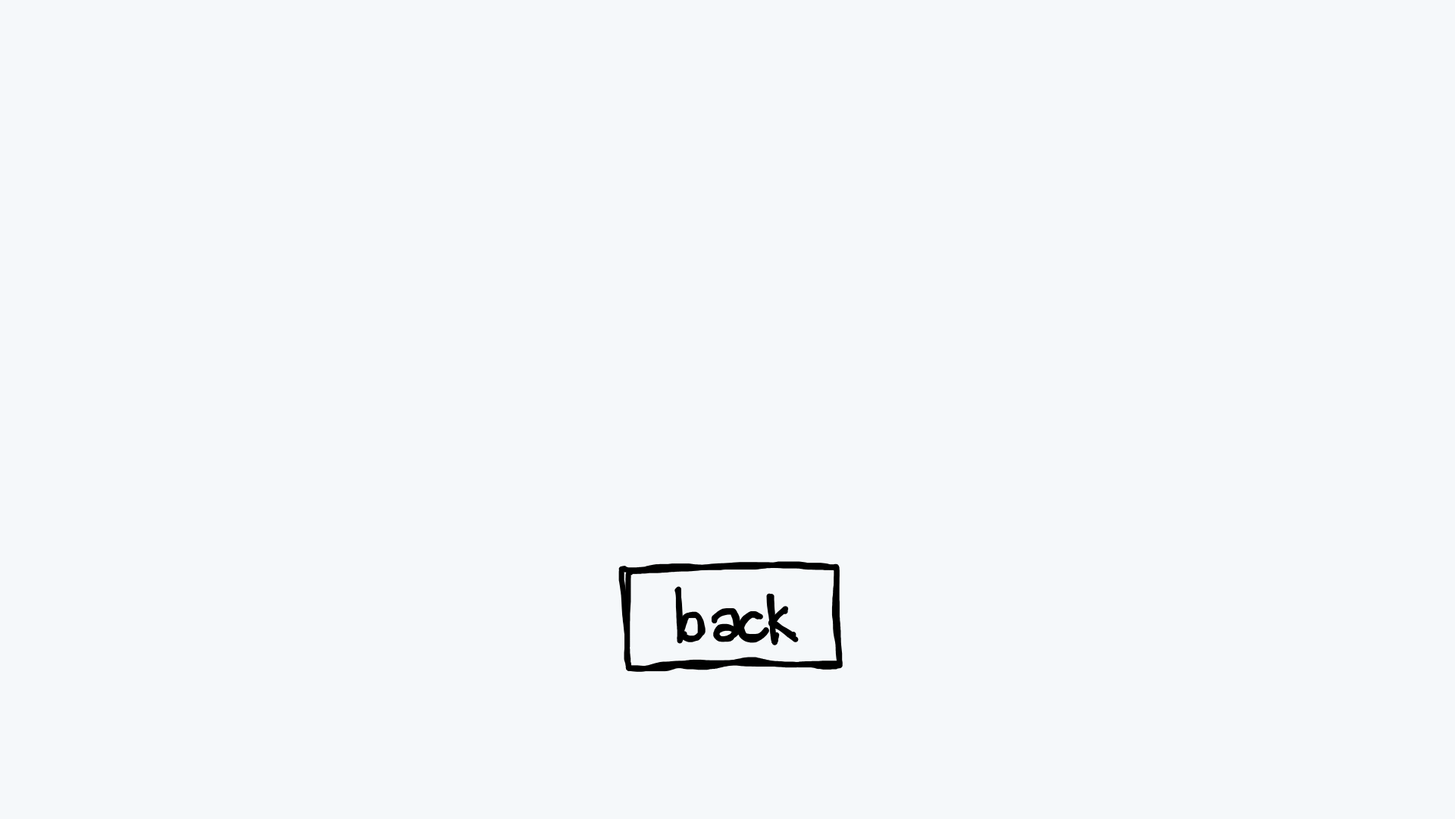
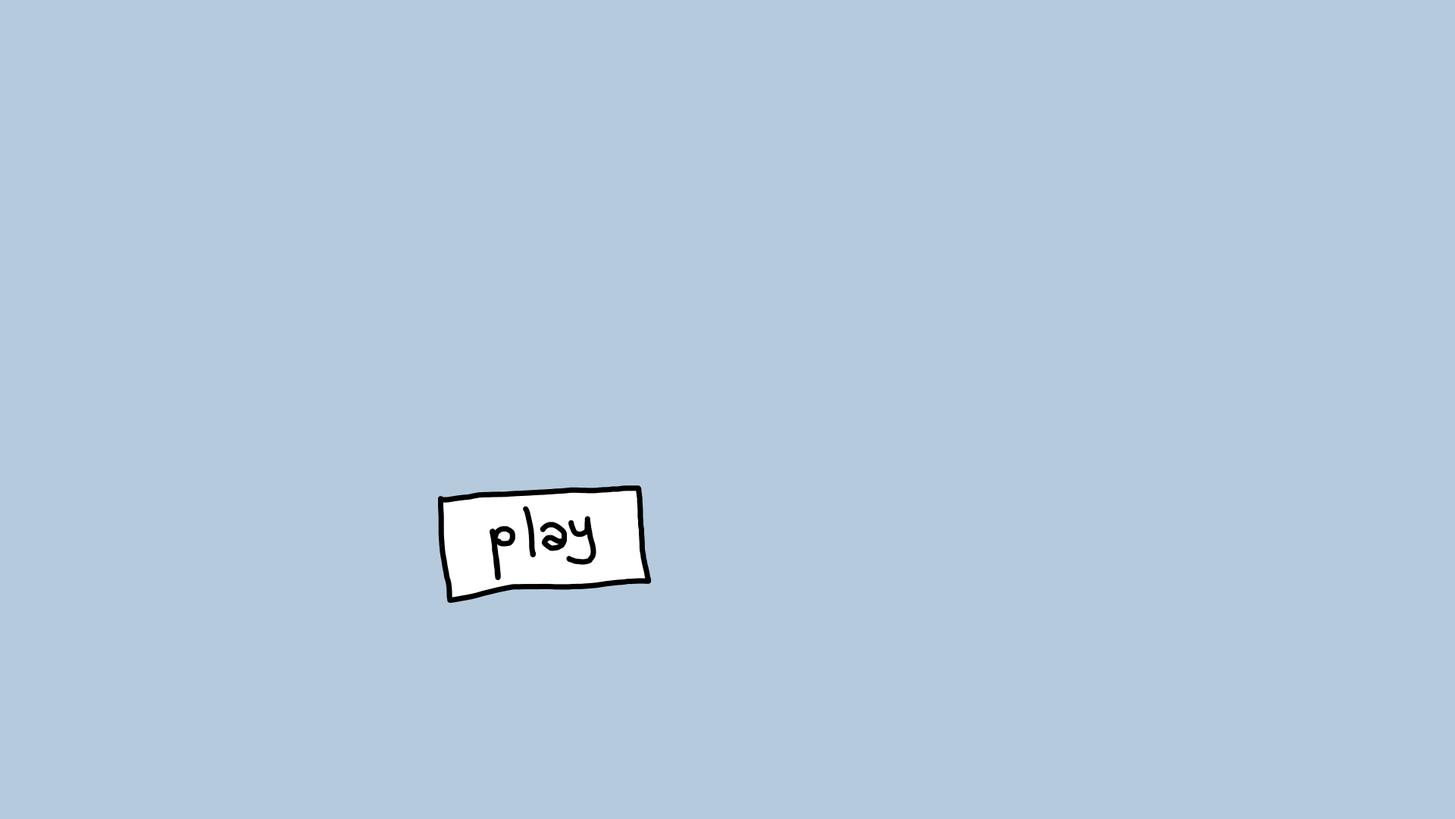
Revision of a layered 1455 × 819 image; what changed, layer by layer:
hid "back2" over [582, 533, 874, 680]
hid "back1" over [582, 485, 922, 728]
showed "play2" over [436, 436, 680, 631]
added layer "Paint Layer 2" above "play1" over [388, 436, 680, 631]
"Paint Layer 1": opacity 6% → 43% over [0, 0, 1455, 819]
